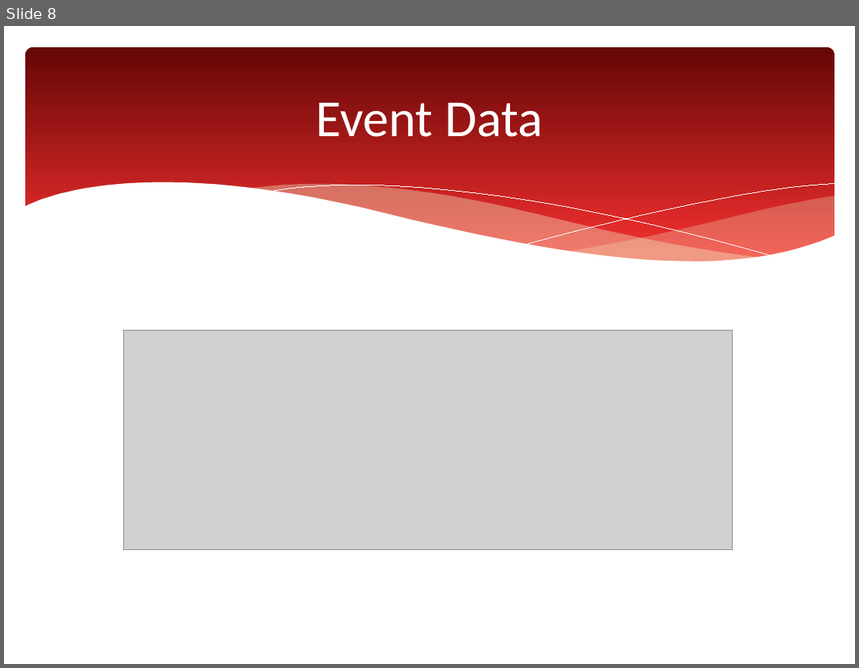
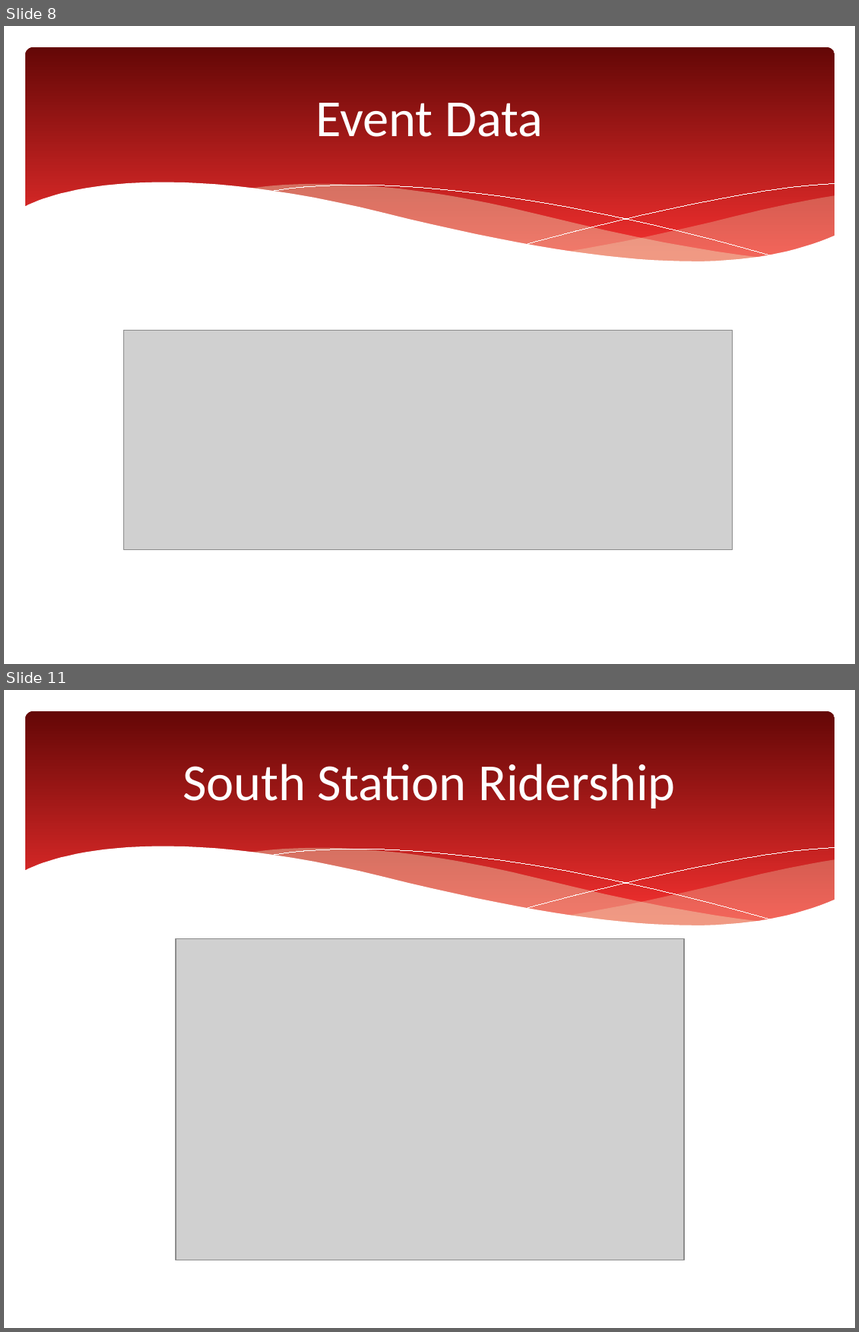
Before and after one commit to azampagl/harvard-capstone, a slide deck: docs/presentations/executive/mbta-capstone_executive.pptx. Shown one above the other, each under a label of ours: slide 8 before the commit, slides 8 and 11 after it; the slides between them are not shown. The pictures are 859x668 and 859x1332 pixels, drawn with LibreOffice and Linux fonts; fonts in the diff are those of the drawing; grey boxes stand for pictures. Boxes give left, top, right and bottom in pixels: in the first picture for what was removed or moved away, otherwise in the second. Text is boxed around its words. In the diff, an @@ line names an element or a change of style, - is before the commit and + after.

```diff
--- a/docs/presentations/executive/mbta-capstone_executive.pptx
+++ b/docs/presentations/executive/mbta-capstone_executive.pptx
@@ slide 11 added at (4,690,855,1328), background #FFFFFF; not listed: 6 template elements that a slide beside it also shows @@
@@ title added at (183,764,676,809), 44 pt, text #FFFFFF @@
+South Station Ridership
@@ picture added at (176,939,684,1260) @@
```
Also in this commit, not shown: 1 slide changed, 13 other slides added, 1 slide removed, 8 other files.
